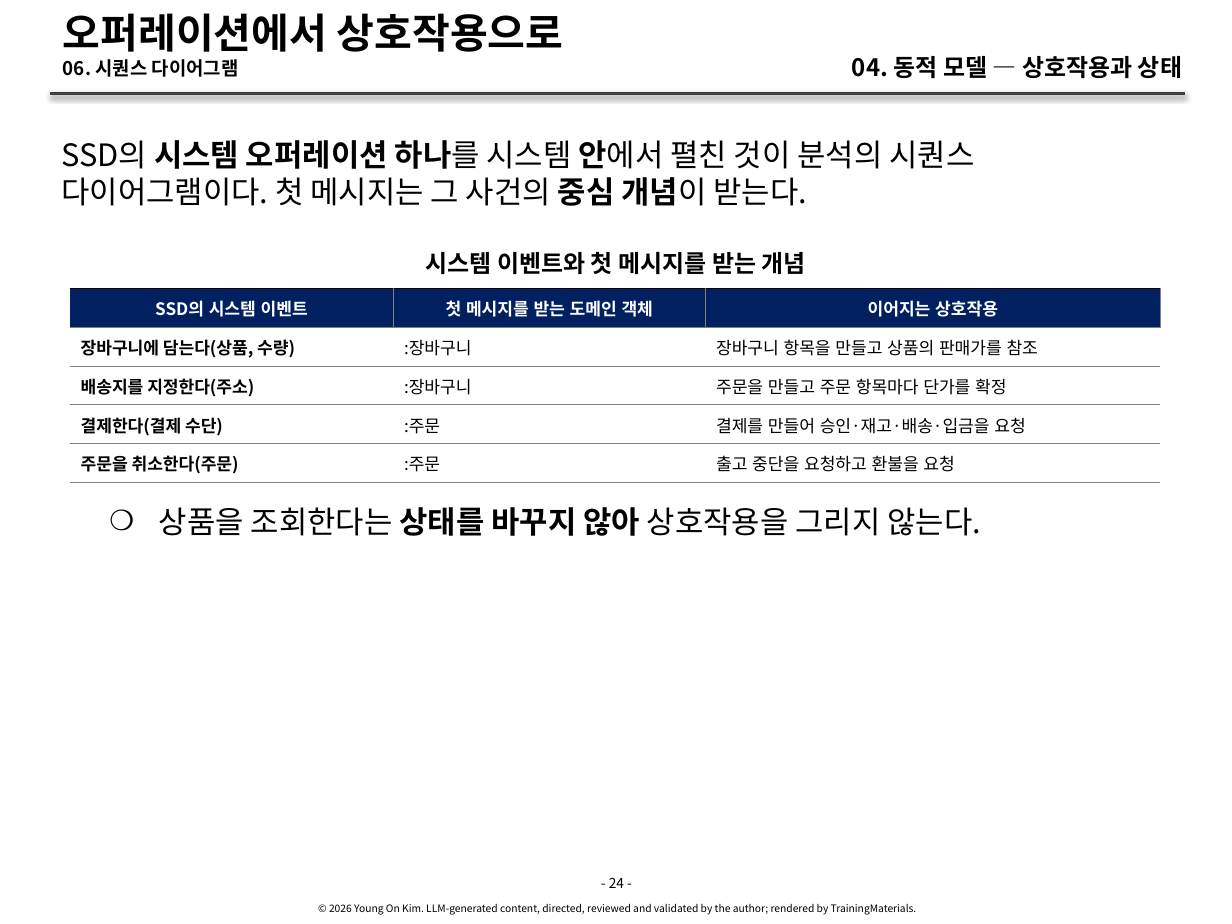
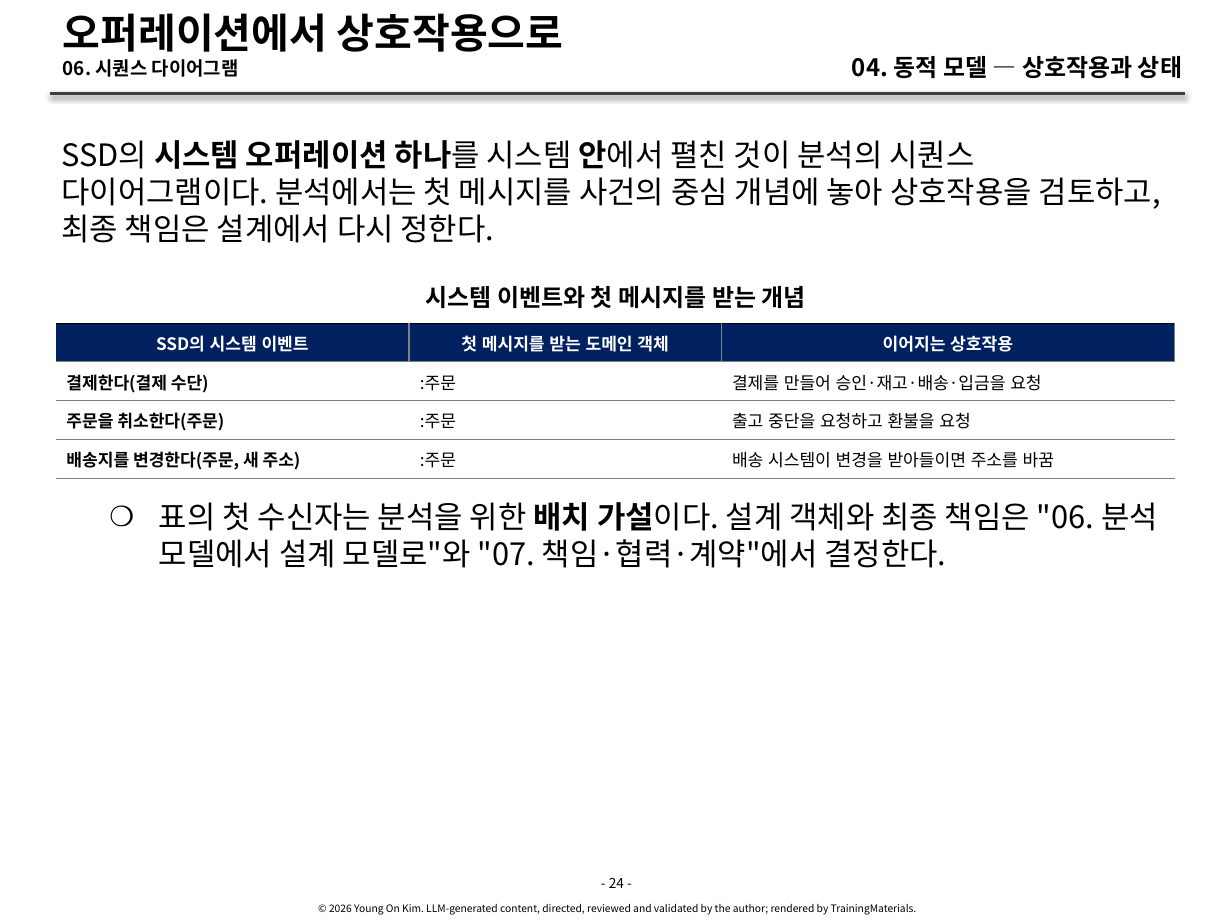
Before and after one commit to YoungSan77/TrainingMaterials, a slide deck: slide 24 of courses/ooad/sessions/s04.pptx. Drawn at 1232x924 pixels with LibreOffice and Linux fonts; fonts in the diff are those of the drawing. Boxes give left, top, right and bottom in pixels: in the first picture for what was removed or moved away, otherwise in the second. Text is boxed around its words. In the diff, an @@ line names an element or a change of style, - is before the commit and + after.

```diff
--- a/courses/ooad/sessions/s04.pptx
+++ b/courses/ooad/sessions/s04.pptx
@@ text at <box>61,140,1161,243</box>: text changed @@
-SSD의 시스템 오퍼레이션 하나를 시스템 안에서 펼친 것이 분석의 시퀀스 다이어그램이다. 첫 메시지는 그 사건의 중심 개념이 받는다.
+SSD의 시스템 오퍼레이션 하나를 시스템 안에서 펼친 것이 분석의 시퀀스 다이어그램이다. 분석에서는 첫 메시지를 사건의 중심 개념에 놓아 상호작용을 검토하고, 최종 책임은 설계에서 다시 정한다.
@@ text "시스템 이벤트와 첫 메시지를 받는 ...": place and size @@
-text "시스템 이벤트와 첫 메시지를 받는 ..." at <box>426,252,806,274</box>
+text "시스템 이벤트와 첫 메시지를 받는 ..." at <box>426,286,806,308</box>
@@ table at <box>55,323,1174,845</box> @@
-row 2: 장바구니에 담는다(상품, 수량) | :장바구니 | 장바구니 항목을 만들고 상품의 판매가를 참조
-row 3: 배송지를 지정한다(주소) | :장바구니 | 주문을 만들고 주문 항목마다 단가를 확정
+row 4: 배송지를 변경한다(주문, 새 주소) | :주문 | 배송 시스템이 변경을 받아들이면 주소를 바꿈
@@ table: place and size @@
-table at <box>70,288,1159,811</box>
+table at <box>55,323,1174,845</box>
@@ text at <box>159,502,1158,568</box>: text changed @@
-    ❍ 상품을 조회한다는 상태를 바꾸지 않아 상호작용을 그리지 않는다.
+    ❍ 표의 첫 수신자는 분석을 위한 배치 가설이다. 설계 객체와 최종 책임은 "06. 분석 모델에서 설계 모델로"와 "07. 책임·협력·계약"에서 결정한다.
```
Also in this commit, not shown: 55 other slides changed, 6 slides removed, 9 other files.
